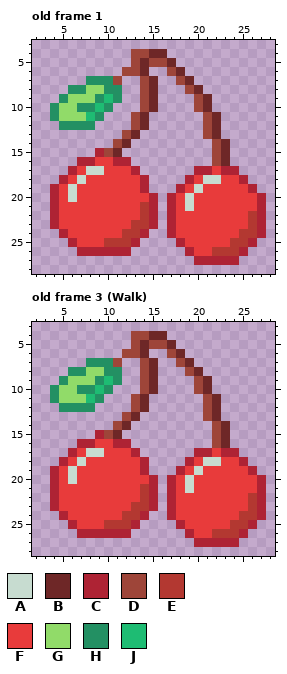
Pixel-art file -- Assets/Sprites/Enemies/Cherries/cherries.aseprite. That is the earlier state.
32x32 pixels, 10 frames. Shown: old frame 1: x 2..28, y 3..28; old frame 3 (Walk): x 2..28, y 3..28. The commit also changed other frames, which this record leaves out.
Visible layers, top first: "Stem & Leaf", "Right Cherry", "Left Cherry".
Palette (. is transparent): A #c7dcd0  B #6e2727  C #ae2334  D #9e4539  E #b33831  F #e83b3b  G #91db69  H #239063  J #1ebc73
Pixels before, old frame 1, first column x 4:
 4 .........DDBB...........
 5 .........DBDDB..........
 6 ........DDB..DB.........
 7 ....HHHD..DB..DB........
 8 ..HHGGHH..DB...DB.......
 9 .HGGGHJH..DB....DB......
10 HGGHHJH...DB....DB......
11 HGGGJH...DB......DB.....
12 .HHHH....DB......DB.....
13 ........DB.......DB.....
14 .......DB.........DB....
15 .....CDB..........DB....
16 ...CCFFCC.........DB....
17 ..CFAAFFFC......CCFCC...
18 .CFAFFFFFFC....CFAAFFC..
19 CFAFFFFFFFC...CFAFFFFFC.
20 CFAFFFFFFFFC.CFAFFFFFFFC
21 CFFFFFFFFFEC.CFAFFFFFFFC
22 CFFFFFFFFFEC.CFFFFFFFFEC
23 CFFFFFFFFEEC.CFFFFFFFFEC
24 .CFFFFFFEEC..CFFFFFFFEEC
25 ..CFFFEEEC....CFFFFFEEC.
26 ...CCCCCC......CFFEEEC..
27 ................CCCCC...
Pixels before, old frame 3 (Walk), first column x 4:
 4 .........DDBB...........
 5 .........DBDDB..........
 6 ........DDB..DB.........
 7 ....HHHD..DB..DB........
 8 ..HHGGHH..DB...DB.......
 9 .HGGGHJH..DB....DB......
10 HGGHHJH...DB....DB......
11 HGGGJH...DB......DB.....
12 .HHHH....DB......DB.....
13 ........DB.......DB.....
14 .......DB.........DB....
15 .....CDB..........DB....
16 ...CCFFCC.........DB....
17 ..CFAAFFFC......CCFCC...
18 .CFAFFFFFFC....CFAAFFC..
19 CFAFFFFFFFC...CFAFFFFFC.
20 CFAFFFFFFFFC.CFAFFFFFFFC
21 CFFFFFFFFFEC.CFAFFFFFFFC
22 CFFFFFFFFFEC.CFFFFFFFFEC
23 CFFFFFFFFEEC.CFFFFFFFFEC
24 .CFFFFFFEEC..CFFFFFFFEEC
25 ..CFFFEEEC....CFFFFFEEC.
26 ...CCCCCC......CFFEEEC..
27 ................CCCCC...
Once edited:
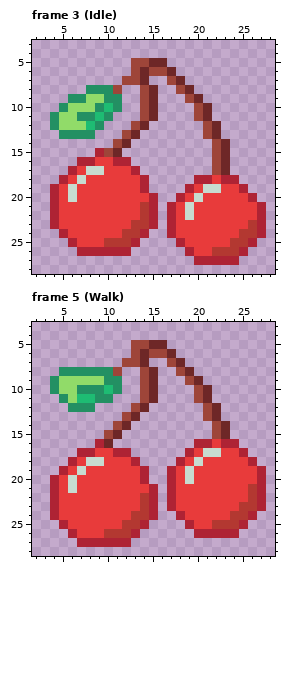
A new or re-ordered frame is compared with the old frame closest to it.
Difference:
frames 10 -> 12
Changed rows in their new state; - is an unchanged pixel.
Frame 3 (Idle) is new; against old frame 1, layers "Stem & Leaf", "Right Cherry":
first column x 4:
 4 ---------....------
 5 ----------DBB.-----
 6 --------.--DDB.----
 7 ----....DDB.-DB.---
 8 --..HH-D------DB.--
 9 -.HH-GH--------DB.-
10 .H-GGHJH-----------
11 ---HHJH--.DB----DB.
12 HGGGJH-------------
13 -HHHH--------------
first column x 17:
17 ---..DB.---
18 --.CCFCC.--
19 -.CFAA--C.-
20 .CFA-----C.
22 --A------F-
Frame 5 (Walk) against old frame 3 (Walk), layers "Stem & Leaf", "Right Cherry", "Left Cherry":
first column x 4:
 4 ---------....-----------
 5 ----------DBB.----------
 6 --------.--DDB.---------
 7 ----....DDB.-DB.--------
 8 -H--HH-D------DB.-------
 9 HG---GH--------DB.------
10 -----HJH----------------
11 .H-J--H--.DB----DB.-----
12 -.----------------------
15 -----.------------------
16 ---..CB..-------CCFCC---
17 --.CCF-CC.-----CFAAFFC--
18 -.CFAA---C.---CFAFF--FC-
19 .CFA---------CFAF-----FC
20 ----------C.------------
21 --A-------F----F------E-
23 ---------F-----------E--
24 CF------F-EC-.C-----E-C.
25 -CF---FF-EC---.C--EE-C.-
26 --CFFFEEEC-----.CCCCC.--
27 ---CCCCCC-------.....---
